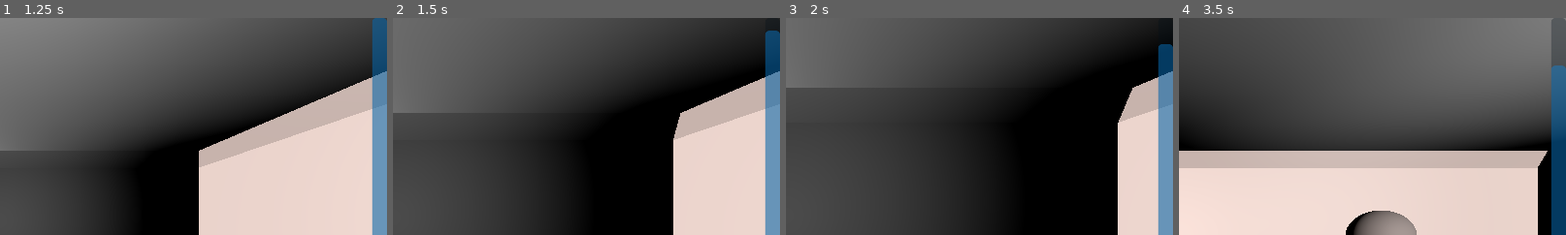
Above: before the commit, frames 1-4 (left to right).
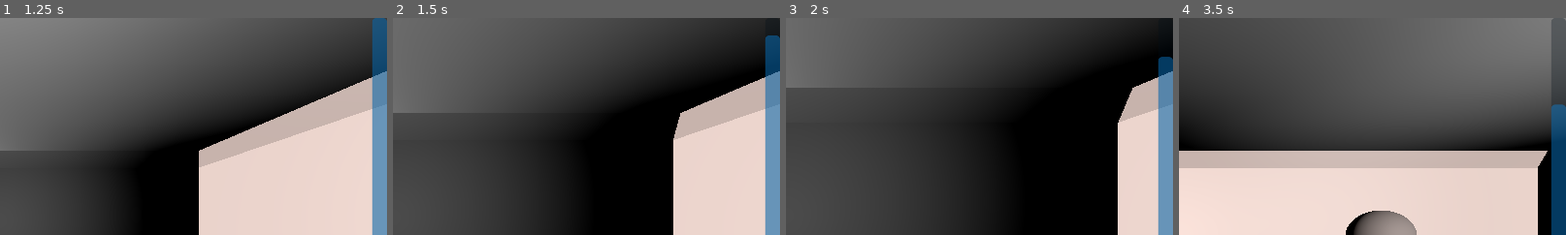
Above: after the commit, the same moments.

Repository: LegandGame/Dungeon-Crawler-Jam-2025
Game: Godot game, scene res://Environment/test_scene.tscn
The game is run twice, just before and just after one commit, with the same random seed, the same clock (stepped at 60 frames per second) and the same inputs.
Inputs:
- Up to frame 1 (1.25 s): click "Turn Left" at 0.5 s
- Up to frame 2 (1.5 s): click "Up" at 1.25 s
- Up to frame 3 (2 s): no input
- Up to frame 4 (3.5 s): click "Turn Right" at 2 s; click "Left" at 2.75 s
The pictures show only the part of the screen within x 50-100%, y 0-50%; the shares and areas given below are measured in that part.

Frame 1 is identical in both runs. In frame 2, less than 0.1% of the frame differs, in the area x 96-100%, y 5-10%; in frame 3, 0.2%; in frame 4, 0.7%, in the area x 96-100%, y 21-42%.

Commit message:
Added Pause and Game Over

Diff:
--- a/Common/Globs.gd
+++ b/Common/Globs.gd
@@ -2,3 +2,5 @@
 
 const TILEWIDTH  : int = 2
 const TIME_REMAINING_MAX: int = 100
+const TIME_REMAINING_LOWER: int = 5
+const TIME_REMAINING_UPPER: int = 15
--- a/Environment/test_scene.gd
+++ b/Environment/test_scene.gd
@@ -37,7 +37,7 @@
 		print(result)
 
 func reduce_time_remaining():
-	timeRemaining -= randi_range(5,10)
+	timeRemaining -= randi_range(Globs.TIME_REMAINING_LOWER,Globs.TIME_REMAINING_UPPER)
 	$HUD.update_with_tween(Globs.TIME_REMAINING_MAX, timeRemaining)
 	if timeRemaining <= 0:
-		print("GAME OVER!")
+		$Pause/GameOverMenu.gameover()
--- a/Environment/test_scene.tscn
+++ b/Environment/test_scene.tscn
@@ -8,6 +8,8 @@
 [ext_resource type="Script" uid="uid://dw4htn6xntn3t" path="res://Environment/hud.gd" id="5_fvnsb"]
 [ext_resource type="Script" uid="uid://thhhk4qd7l8b" path="res://Environment/movement_ui.gd" id="5_gqipa"]
 [ext_resource type="MeshLibrary" uid="uid://brxlkwk3b3gar" path="res://Assets/Models/dungeon_tiles.tres" id="7_gbb08"]
+[ext_resource type="PackedScene" uid="uid://ddgeybu0nfdaa" path="res://UI/gameover_menu.tscn" id="9_5b75d"]
+[ext_resource type="PackedScene" uid="uid://co2j7rusbpalw" path="res://UI/pause_menu.tscn" id="9_pma81"]
 
 [sub_resource type="BoxMesh" id="BoxMesh_p6cpw"]
 size = Vector3(10, 0.1, 10)
@@ -153,3 +155,9 @@
 
 [node name="DirectionalLight3D" type="DirectionalLight3D" parent="Lights"]
 light_color = Color(1, 0.9025, 0.87, 1)
+
+[node name="Pause" type="CanvasLayer" parent="."]
+
+[node name="GameOverMenu" parent="Pause" instance=ExtResource("9_5b75d")]
+
+[node name="PauseMenu" parent="Pause" instance=ExtResource("9_pma81")]
--- /dev/null
+++ b/UI/gameover_menu.gd
@@ -0,0 +1,17 @@
+extends Control
+
+var _is_gameover:bool = false:
+	set(value):
+		_is_gameover = value
+		get_tree().paused = _is_gameover
+		visible = _is_gameover
+
+func gameover():
+	_is_gameover = true
+
+func _on_quit_pressed() -> void:
+	get_tree().quit()
+
+func _on_new_game_pressed() -> void:
+	_is_gameover = false
+	get_tree().reload_current_scene()
--- /dev/null
+++ b/UI/gameover_menu.tscn
@@ -0,0 +1,56 @@
+[gd_scene load_steps=2 format=3 uid="uid://ddgeybu0nfdaa"]
+
+[ext_resource type="Script" uid="uid://b0a00jhluvtkh" path="res://UI/gameover_menu.gd" id="1_34whb"]
+
+[node name="GameOverMenu" type="Control"]
+visible = false
+layout_mode = 3
+anchors_preset = 15
+anchor_right = 1.0
+anchor_bottom = 1.0
+grow_horizontal = 2
+grow_vertical = 2
+script = ExtResource("1_34whb")
+
+[node name="ColorRect" type="ColorRect" parent="."]
+layout_mode = 1
+anchors_preset = 15
+anchor_right = 1.0
+anchor_bottom = 1.0
+grow_horizontal = 2
+grow_vertical = 2
+color = Color(1, 1, 1, 0.670588)
+
+[node name="GridContainer" type="GridContainer" parent="."]
+layout_mode = 1
+anchors_preset = 8
+anchor_left = 0.5
+anchor_top = 0.5
+anchor_right = 0.5
+anchor_bottom = 0.5
+offset_left = -87.0
+offset_top = -73.5
+offset_right = 87.0
+offset_bottom = 73.5
+grow_horizontal = 2
+grow_vertical = 2
+theme_override_constants/v_separation = 20
+
+[node name="Label" type="Label" parent="GridContainer"]
+layout_mode = 2
+theme_override_colors/font_color = Color(0, 0, 0, 1)
+theme_override_font_sizes/font_size = 32
+text = "Game Over"
+
+[node name="New Game" type="Button" parent="GridContainer"]
+process_mode = 3
+layout_mode = 2
+text = "New Game"
+
+[node name="Quit" type="Button" parent="GridContainer"]
+process_mode = 3
+layout_mode = 2
+text = "Quit"
+
+[connection signal="pressed" from="GridContainer/New Game" to="." method="_on_new_game_pressed"]
+[connection signal="pressed" from="GridContainer/Quit" to="." method="_on_quit_pressed"]
--- /dev/null
+++ b/UI/pause_menu.gd
@@ -0,0 +1,21 @@
+extends Control
+
+var _is_paused:bool = false:
+	set(value):
+		_is_paused = value
+		get_tree().paused = _is_paused
+		visible = _is_paused
+
+func _unhandled_input(event: InputEvent) -> void:
+	if event.is_action_pressed("pause"):
+		_is_paused = !_is_paused
+
+func _on_quit_pressed() -> void:
+	get_tree().quit()
+
+func _on_resume_pressed() -> void:
+	_is_paused = false
+
+func _on_restart_pressed() -> void:
+	_is_paused = false
+	get_tree().reload_current_scene()
--- /dev/null
+++ b/UI/pause_menu.tscn
@@ -0,0 +1,62 @@
+[gd_scene load_steps=2 format=3 uid="uid://co2j7rusbpalw"]
+
+[ext_resource type="Script" uid="uid://dqo3l3ye3k2fa" path="res://UI/pause_menu.gd" id="1_ltd3m"]
+
+[node name="PauseMenu" type="Control"]
+visible = false
+layout_mode = 3
+anchors_preset = 15
+anchor_right = 1.0
+anchor_bottom = 1.0
+grow_horizontal = 2
+grow_vertical = 2
+script = ExtResource("1_ltd3m")
+
+[node name="ColorRect" type="ColorRect" parent="."]
+layout_mode = 1
+anchors_preset = 15
+anchor_right = 1.0
+anchor_bottom = 1.0
+grow_horizontal = 2
+grow_vertical = 2
+color = Color(1, 1, 1, 0.670588)
+
+[node name="GridContainer" type="GridContainer" parent="."]
+layout_mode = 1
+anchors_preset = 8
+anchor_left = 0.5
+anchor_top = 0.5
+anchor_right = 0.5
+anchor_bottom = 0.5
+offset_left = -20.0
+offset_top = -20.0
+offset_right = 20.0
+offset_bottom = 20.0
+grow_horizontal = 2
+grow_vertical = 2
+theme_override_constants/v_separation = 20
+
+[node name="Label" type="Label" parent="GridContainer"]
+layout_mode = 2
+theme_override_colors/font_color = Color(0, 0, 0, 1)
+theme_override_font_sizes/font_size = 32
+text = "Paused"
+
+[node name="Resume" type="Button" parent="GridContainer"]
+process_mode = 3
+layout_mode = 2
+text = "Resume"
+
+[node name="Restart" type="Button" parent="GridContainer"]
+process_mode = 3
+layout_mode = 2
+text = "Restart"
+
+[node name="Quit" type="Button" parent="GridContainer"]
+process_mode = 3
+layout_mode = 2
+text = "Quit"
+
+[connection signal="pressed" from="GridContainer/Resume" to="." method="_on_resume_pressed"]
+[connection signal="pressed" from="GridContainer/Restart" to="." method="_on_restart_pressed"]
+[connection signal="pressed" from="GridContainer/Quit" to="." method="_on_quit_pressed"]
--- a/project.godot
+++ b/project.godot
@@ -65,6 +65,11 @@
 "events": [Object(InputEventKey,"resource_local_to_scene":false,"resource_name":"","device":-1,"window_id":0,"alt_press …(195 unchanged characters)…
 ]
 }
+pause={
+"deadzone": 0.2,
+"events": [Object(InputEventKey,"resource_local_to_scene":false,"resource_name":"","device":-1,"window_id":0,"alt_pressed":false,"shift_pressed":false,"ctrl_pressed":false,"meta_pressed":false,"pressed":false,"keycode":0,"physical_keycode":4194305,"key_label":0,"unicode":0,"location":0,"echo":false,"script":null)
+]
+}
 
 [layer_names]
 
Not shown: 1 places in Environment/test_scene.tscn that only renumber resources
Not shown, added: UI/gameover_menu.gd.uid
Not shown, added: UI/pause_menu.gd.uid
